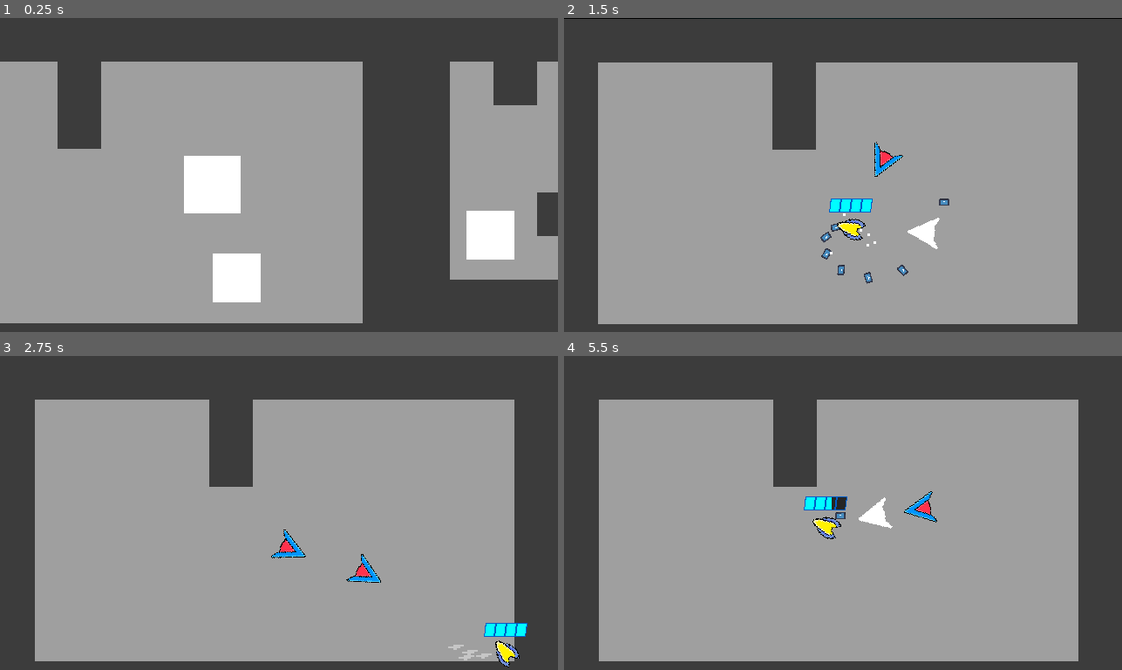
Above: before the commit, frames 1-4 (two rows, left to right).
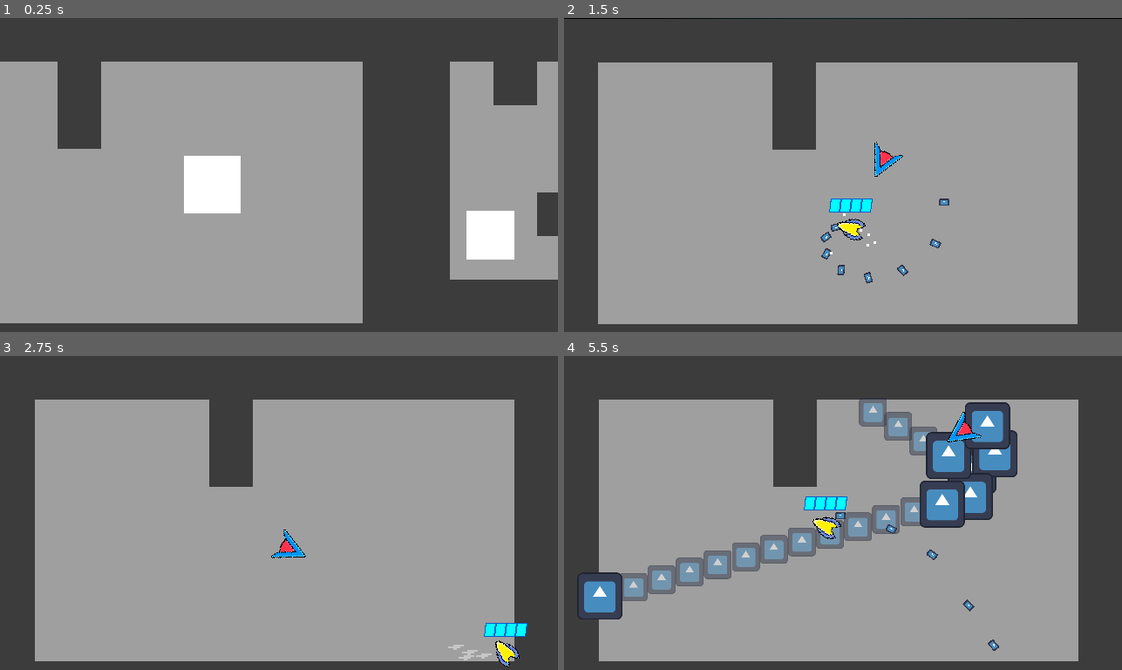
Above: after the commit, the same moments.

Repository: Nick98765432/Space-Blast
Game: Godot game, scene res://Levels/Level levels/node_2d.tscn
The game is run twice, just before and just after one commit, with the same random seed, the same clock (stepped at 60 frames per second) and the same inputs. The engine's default icon, where the game draws it, is replaced by a stand-in: a white triangle on a blue panel in a dark square. Sound files missing from this copy of the repository are replaced by a short silence.
Inputs (mouse positions are in pixels of both pictures, inside the frame that each line leads up to):
- Up to frame 1 (0.25 s): no input
- Up to frame 2 (1.5 s): move the mouse to (965, 159) at 0.52 s; hold D (right) 0.53-1.28 s; tap Space (parry) at 0.6 s; move the mouse to (731, 190) at 1.27 s; hold S (down) from 1.28 s (still down); right-click (731, 190) at 1.35 s
- Up to frame 3 (2.75 s): tap Space (parry) at 1.55, 2.3 s; move the mouse to (334, 443) at 2.02 s; release S (down) at 2.03 s; hold D (right) from 2.03 s (still down); tap Shift (dash) at 2.1 s
- Up to frame 4 (5.5 s): move the mouse to (815, 575) at 2.77 s; release D (right) at 2.78 s; hold W (up) 2.78-3.53 s; tap 3 (fullAuto) at 2.85 s; tap Space (parry) at 3.05, 3.8, 4.35, 5.3 s; move the mouse to (1010, 560) at 3.52 s; hold A (left) 3.53-5.03 s; tap E (interact) at 3.6 s; move the mouse to (675, 465) at 4.27 s; move the mouse to (870, 513) at 5.02 s; press the mouse at (870, 513) at 5.03 s; hold S (down) from 5.03 s (still down)

The runs differ from the first frame. In frame 1, 1.3% of the frame differs, in the area x 38-47%, y 75-91%; in frame 2, 0.3%; in frame 3, 0.3%; in frame 4, 12%, in the area x 2-82%, y 13-94%.

Commit message:
explosion trail fix

Diff:
--- a/Enemies/attacks/EnemyRocket.tscn
+++ b/Enemies/attacks/EnemyRocket.tscn
@@ -6,8 +6,11 @@
 [sub_resource type="RectangleShape2D" id="RectangleShape2D_peqp4"]
 size = Vector2(12, 8)
 
-[node name="EnemyRocket" type="Node2D" groups=["enemyProj"]]
+[node name="EnemyRocket" type="Area2D" groups=["enemyProj"]]
 script = ExtResource("1_46fo2")
+
+[node name="hitbox" type="CollisionShape2D" parent="."]
+shape = SubResource("RectangleShape2D_peqp4")
 
 [node name="Sprite2D" type="Sprite2D" parent="."]
 scale = Vector2(0.117188, 0.078125)
@@ -18,9 +21,4 @@
 one_shot = true
 autostart = true
 
-[node name="hitbox" type="Area2D" parent="." groups=["enemyProj"]]
-
-[node name="CollisionShape2D" type="CollisionShape2D" parent="hitbox"]
-shape = SubResource("RectangleShape2D_peqp4")
-
-[connection signal="body_entered" from="hitbox" to="." method="_on_hitbox_body_entered"]
+[connection signal="body_entered" from="." to="." method="_on_body_entered"]
--- a/Enemies/attacks/Explosion.tscn
+++ b/Enemies/attacks/Explosion.tscn
@@ -4,13 +4,13 @@
 [ext_resource type="Script" path="res://Enemies/attacks/explosion.gd" id="1_vjdhu"]
 
 [sub_resource type="CircleShape2D" id="CircleShape2D_2t2k4"]
-radius = 80.0
+radius = 32.0
 
 [node name="Explosion" type="Area2D"]
 script = ExtResource("1_vjdhu")
 
 [node name="Sprite2D" type="Sprite2D" parent="."]
-scale = Vector2(0.875, 0.828125)
+scale = Vector2(0.40625, 0.421875)
 texture = ExtResource("1_1it6i")
 
 [node name="CollisionShape2D" type="CollisionShape2D" parent="."]
--- a/Enemies/attacks/ExplosionTrail.tscn
+++ b/Enemies/attacks/ExplosionTrail.tscn
@@ -1,14 +1,12 @@
 [gd_scene load_steps=3 format=3 uid="uid://bar5c4nvw25v"]
 
 [ext_resource type="Script" path="res://Enemies/attacks/explosion_trail.gd" id="1_1jk0n"]
-
-[sub_resource type="CircleShape2D" id="CircleShape2D_skqe5"]
-radius = 80.0
+[ext_resource type="Texture2D" uid="uid://c31nxwngibvxg" path="res://Levels/Sprites and Assets/icon.svg" id="2_x3bbq"]
 
 [node name="ExplosionTrail" type="Node2D"]
 script = ExtResource("1_1jk0n")
 
-[node name="Spacing" type="Area2D" parent="."]
-
-[node name="CollisionShape2D" type="CollisionShape2D" parent="Spacing"]
-shape = SubResource("CircleShape2D_skqe5")
+[node name="Sprite2D" type="Sprite2D" parent="."]
+self_modulate = Color(1, 1, 1, 0.513726)
+scale = Vector2(0.25, 0.257)
+texture = ExtResource("2_x3bbq")
--- a/Enemies/attacks/eTrailSpawner.tscn
+++ b/Enemies/attacks/eTrailSpawner.tscn
@@ -1,14 +1,6 @@
-[gd_scene load_steps=3 format=3 uid="uid://bwgwwl5ewt7pf"]
+[gd_scene load_steps=2 format=3 uid="uid://bwgwwl5ewt7pf"]
 
 [ext_resource type="Script" path="res://Enemies/attacks/e_trail_spawner.gd" id="1_i5fqm"]
 
-[sub_resource type="CircleShape2D" id="CircleShape2D_pmvho"]
-radius = 80.0
-
 [node name="ETrailSpawner" type="Node2D"]
 script = ExtResource("1_i5fqm")
-
-[node name="Spacing" type="Area2D" parent="."]
-
-[node name="CollisionShape2D" type="CollisionShape2D" parent="Spacing"]
-shape = SubResource("CircleShape2D_pmvho")
--- a/Enemies/attacks/e_trail_spawner.gd
+++ b/Enemies/attacks/e_trail_spawner.gd
@@ -2,18 +2,23 @@
 class_name explosionSpawner
 
 var explosion: PackedScene = preload("res://Enemies/attacks/ExplosionTrail.tscn")
+var frames: int
+var framesLeft: int = 0
 @export var active: bool = false
-@onready var spacing: Area2D = $Spacing
+@export var spacing: float = 80
 
+func _ready() -> void:
 
+	var speed = get_parent().speed
+	frames = ceil(spacing / (speed / 60))
 func _process(delta: float) -> void:
 	if active:
-		var canPlace: bool = true
-		for i in spacing.get_overlapping_areas():
-			if i.get_parent() is explosionTrail:
-				canPlace = false
-		if canPlace:
+		if framesLeft <= 0:
 			place()
+			framesLeft = frames
+		else:
+			framesLeft -= 1
+
 
 func activate():
 	active = true
--- a/Enemies/attacks/spawnerRocket.tscn
+++ b/Enemies/attacks/spawnerRocket.tscn
@@ -1,14 +1,13 @@
-[gd_scene load_steps=6 format=3 uid="uid://cjt63hnch322f"]
+[gd_scene load_steps=5 format=3 uid="uid://cjt63hnch322f"]
 
 [ext_resource type="Script" path="res://Enemies/attacks/spawner_rocket.gd" id="1_41gqe"]
 [ext_resource type="Texture2D" uid="uid://c31nxwngibvxg" path="res://Levels/Sprites and Assets/icon.svg" id="2_oo5ba"]
-[ext_resource type="Script" path="res://Enemies/attacks/hitbox.gd" id="3_cb2db"]
 [ext_resource type="PackedScene" uid="uid://bwgwwl5ewt7pf" path="res://Enemies/attacks/eTrailSpawner.tscn" id="3_vhn7t"]
 
 [sub_resource type="RectangleShape2D" id="RectangleShape2D_oxd25"]
 size = Vector2(12, 8)
 
-[node name="SpawnerRocket" type="Node2D" groups=["enemyProj"]]
+[node name="SpawnerRocket" type="Area2D" groups=["enemyProj"]]
 script = ExtResource("1_41gqe")
 
 [node name="Sprite2D" type="Sprite2D" parent="."]
@@ -20,11 +19,11 @@
 one_shot = true
 autostart = true
 
-[node name="hitbox" type="Area2D" parent="." groups=["enemyProj"]]
-script = ExtResource("3_cb2db")
+[node name="ETrailSpawner" parent="." instance=ExtResource("3_vhn7t")]
+active = true
+spacing = 64.0
 
-[node name="CollisionShape2D" type="CollisionShape2D" parent="hitbox"]
+[node name="hitbox" type="CollisionShape2D" parent="."]
 shape = SubResource("RectangleShape2D_oxd25")
 
-[node name="ETrailSpawner" parent="." instance=ExtResource("3_vhn7t")]
-active = true
+[connection signal="body_entered" from="." to="." method="_on_body_entered"]
--- a/Enemies/attacks/spawner_rocket.gd
+++ b/Enemies/attacks/spawner_rocket.gd
@@ -4,3 +4,4 @@
 
 func _ready() -> void:
 	isParriable = true
+	speed = 400
--- a/Enemies/enemy_rocket.gd
+++ b/Enemies/enemy_rocket.gd
@@ -1,4 +1,4 @@
-extends Node2D
+extends Area2D
 class_name rocket
 
 var speed = 1200
@@ -8,7 +8,7 @@
 var target: Player
 var deflect: bool = false
 var explosion: PackedScene = preload("res://Enemies/attacks/Explosion.tscn")
-@onready var hitbox: Area2D = $hitbox
+
 
 
 func _ready() -> void:
@@ -20,7 +20,6 @@
 
 func parried():
 	ifParried = true
-	hitbox.ifParried = true
 	speed = 900
 	rotation_degrees += 180
 
@@ -31,7 +30,7 @@
 	queue_free()
 
 
-func _on_hitbox_body_entered(body: Node2D) -> void:
+func _on_body_entered(body: Node2D) -> void:
 	if not(ifParried):
 		if isParriable:
 			#parriable
--- a/Enemies/tele_guy.gd
+++ b/Enemies/tele_guy.gd
@@ -31,7 +31,7 @@
 	if dead == false:
 		while player.targeted:
 			await get_tree().create_timer(0.25).timeout
-		var attack = randi_range(0, 1)
+		var attack = randi_range(1, 1)
 		player.targeted = true
 		if attack == 1:
 			attacks.telegraph()
--- a/Levels/Level levels/node_2d.tscn
+++ b/Levels/Level levels/node_2d.tscn
@@ -168,8 +168,4 @@
 position = Vector2(-223, 191)
 player = NodePath("../Player")
 
-[node name="TeleGuySpawner2" parent="." node_paths=PackedStringArray("player") instance=ExtResource("19_1knc1")]
-position = Vector2(-195, 298)
-player = NodePath("../Player")
-
 [connection signal="finished" from="Intro" to="Intro" method="_on_finished"]
